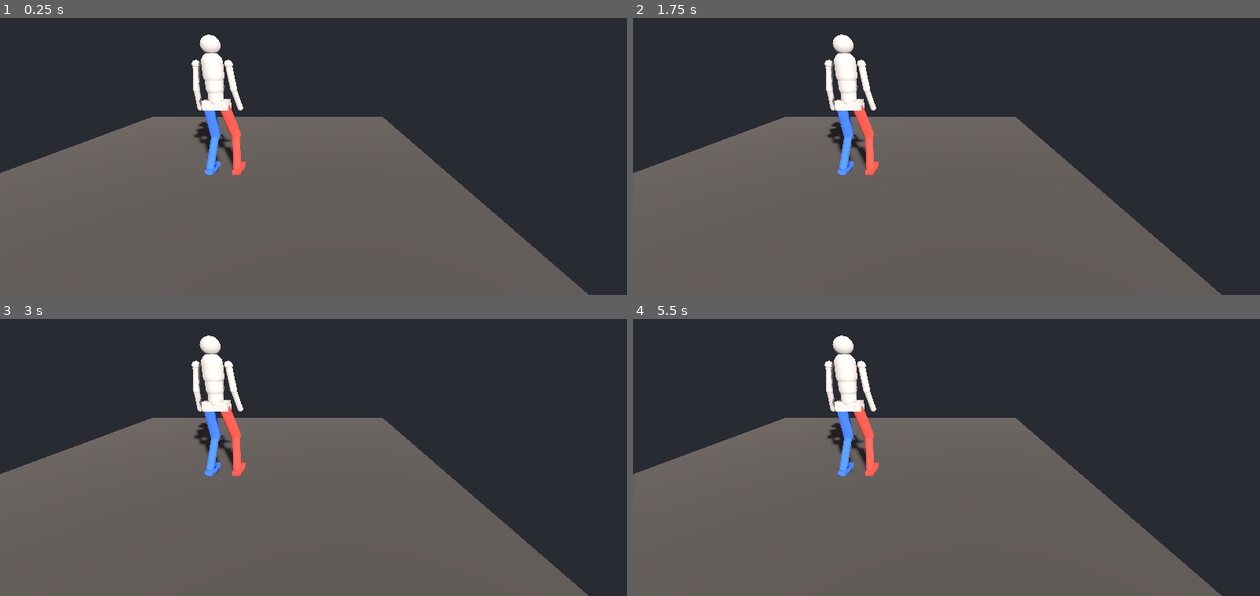
Above: before the commit, frames 1-4 (two rows, left to right).
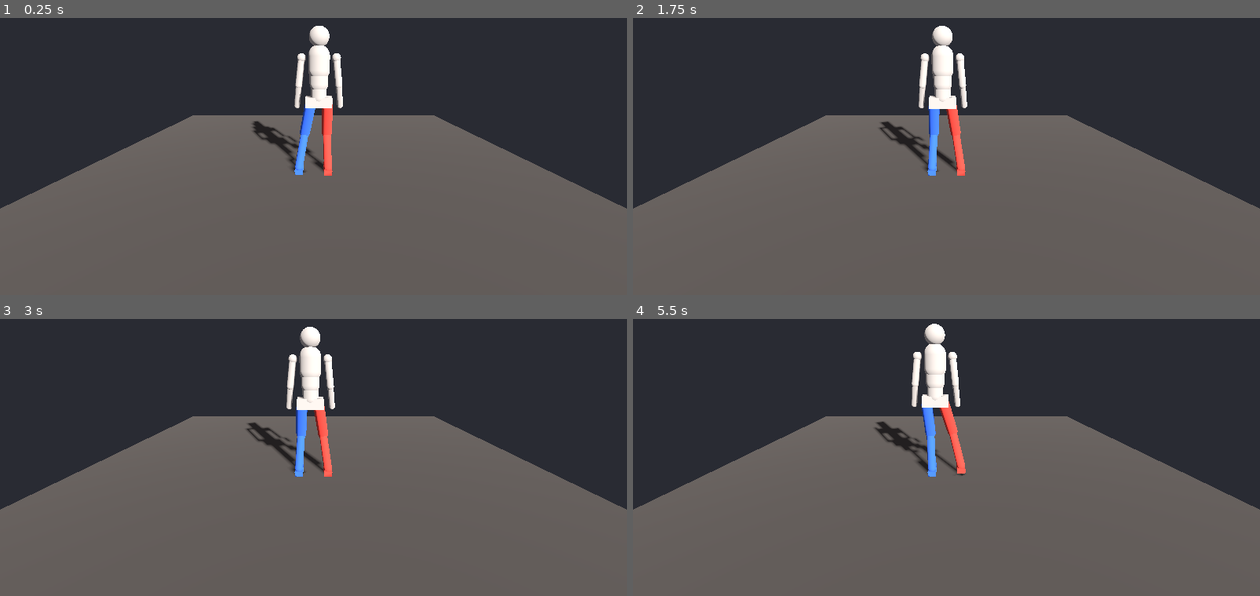
Above: after the commit, the same moments.

Repository: MarAvFe/ensenalsa
Game: Godot game, scene res://scenes/main.tscn
Two runs of this game, one before a commit and one after it. Both use one fixed random seed, a clock stepped at 60 frames per second and the inputs below.
Inputs:
- Up to frame 1 (0.25 s): no input
- Up to frame 2 (1.75 s): no input
- Up to frame 3 (3 s): no input
- Up to frame 4 (5.5 s): no input

The runs differ from the first frame. In frame 1, 17% of the frame differs, in the area x 0-100%, y 2-100%; in frame 2, 17%; in frame 3, 17%; in frame 4, 17%, in the area x 0-100%, y 1-100%.

Commit message:
Step 3: weight-bearing pelvis shift, dip, lifted foot
Co-Authored-By: Claude Opus 5.5 <noreply@anthropic.com>

Diff:
--- a/scenes/main.tscn
+++ b/scenes/main.tscn
@@ -1,6 +1,7 @@
 [gd_scene format=3]
 
 [ext_resource type="Script" path="res://scripts/dancer.gd" id="1"]
+[ext_resource type="Script" path="res://scripts/main.gd" id="5"]
 
 [sub_resource type="PlaneMesh" id="2"]
 size = Vector2(6, 6)
@@ -16,6 +17,7 @@
 ambient_light_energy = 0.6
 
 [node name="Main" type="Node3D"]
+script = ExtResource("5")
 
 [node name="Env" type="WorldEnvironment" parent="."]
 environment = SubResource("4")
@@ -28,7 +30,7 @@
 script = ExtResource("1")
 
 [node name="Cam" type="Camera3D" parent="."]
-transform = Transform3D(1, 0, 0, 0, 0.966, 0.259, 0, -0.259, 0.966, 1.2, 1.5, 2.8)
+transform = Transform3D(1, 0, 0, 0, 0.966, 0.259, 0, -0.259, 0.966, 0, 1.4, 2.6)
 
 [node name="Sun" type="DirectionalLight3D" parent="."]
 transform = Transform3D(0.866, -0.25, 0.433, 0, 0.866, 0.5, -0.5, -0.433, 0.75, 0, 3, 0)
--- a/scripts/dancer.gd
+++ b/scripts/dancer.gd
@@ -50,6 +50,19 @@
 		_box(ankle, Vector3(0.10, 0.06, 0.26), Vector3(0, -ANKLE_H + 0.03, -0.07), col)
 		legs[side] = {"hip": hip, "knee": knee, "ankle": ankle}
 		solve_leg(side, global_transform * Vector3(0.18 * sx, ANKLE_H, 0))
+
+
+## Pose the dancer. `feet` maps "L"/"R" to dancer-frame Vector3(x, lift, z) of the sole,
+## `pitch` maps side to foot pitch, `w_r` is weight on R (0 = all L, 1 = all R),
+## `over` is how far the pelvis travels toward the weighted foot (0.5..1), `dip` lowers it.
+func apply(feet: Dictionary, pitch: Dictionary, w_r: float, over: float, height: float, dip: float) -> void:
+	var l: Vector3 = feet.L
+	var r: Vector3 = feet.R
+	var c := l.lerp(r, (1.0 - over) + (2.0 * over - 1.0) * w_r)
+	pelvis.position = Vector3(c.x, height - dip, -c.z)
+	for side in ["L", "R"]:
+		var f: Vector3 = feet[side]
+		solve_leg(side, global_transform * Vector3(f.x, ANKLE_H + f.y, -f.z), pitch.get(side, 0.0))
 
 
 ## Two-bone IK: place the ankle of `side` at world `target`, knee bending forward.
--- /dev/null
+++ b/scripts/main.gd
@@ -0,0 +1,16 @@
+extends Node3D
+## Step 3 demo: weight rocks L <-> R, the unweighted foot lifts.
+
+@onready var dancer := $Dancer
+
+var t := 0.0
+
+
+func _process(dt: float) -> void:
+	t += dt
+	var w_r := 0.5 + 0.5 * sin(t * 2.0)
+	var feet := {
+		"L": Vector3(-0.18, 0.04 * clampf((w_r - 0.7) / 0.3, 0, 1), 0),
+		"R": Vector3(0.18, 0.04 * clampf((0.3 - w_r) / 0.3, 0, 1), 0),
+	}
+	dancer.apply(feet, {}, w_r, 0.85, 0.93, 0.03 * absf(cos(t * 2.0)))
Not shown, added: scripts/main.gd.uid
